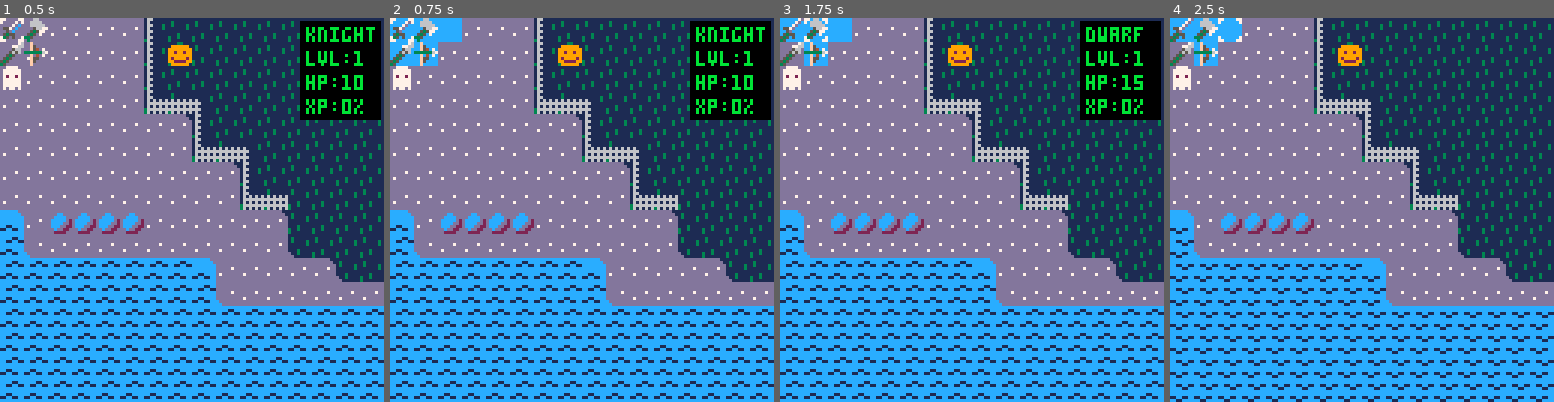
Above: before the commit, frames 1-4 (left to right).
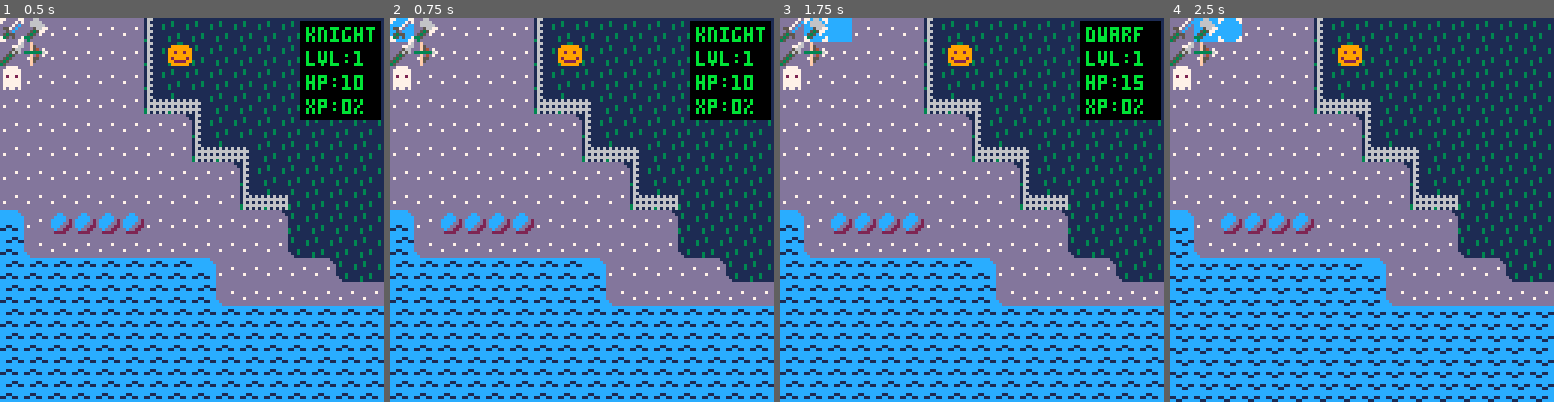
Above: after the commit, the same moments.

Repository: cstephen/PICO-8-Tactics
Game: PICO-8 cartridge tactics.p8
The game is run twice, just before and just after one commit, with the same random seed, the same clock (stepped at 60 frames per second) and the same inputs.
Inputs:
- Up to frame 1 (0.5 s): tap X (X key) at 0.33 s
- Up to frame 2 (0.75 s): tap O (Z key) at 0.7 s
- Up to frame 3 (1.75 s): tap X (X key) at 1.07 s; hold Right from 1.6 s (still down); tap O (Z key) at 1.7 s
- Up to frame 4 (2.5 s): tap X (X key) at 1.85 s; release Right at 2.1 s; tap O (Z key) at 2.1 s; hold Up 2.15-2.42 s; hold Right from 2.47 s (still down)

Frame 1 is identical in both runs. In frame 2, 1.1% of the frame differs, in the area x 0-19%, y 0-13%; in frame 3, 0.5%; in frame 4, 0.5%.

Commit message:
Prevent enemy units from moving on top of each other.

Diff:
--- a/tactics.p8
+++ b/tactics.p8
@@ -451,6 +451,10 @@
       local sprite = mget(i, j)
       if sprite > 127 and sprite < 192 then
         g_typemask[i][j] = "obstacle"
+      elseif sprite > 0 and sprite < 5 then
+        g_typemask[i][j] = "good"
+      elseif sprite > 15 and sprite < 24 then
+        g_typemask[i][j] = "evil"
       end
     end
   end
@@ -1400,7 +1404,7 @@
     g_breadcrumbs[x][y] = copy(breadcrumb)
   end
 
-  if validspace(x - 1, y, steps, obstacles) then
+  if validspace(x - 1, y, steps, obstacles, attacking) then
     local movepoints = 1
 
     local terrainskill = g_chosen.terrain[g_terrain[x-1][y]]
@@ -1411,7 +1415,7 @@
     crawlspace(x - 1, y, steps - movepoints, sprite, alignments, obstacles, copy(breadcrumb), storebreadcrumb, spaces, attacking)
   end
 
-  if validspace(x + 1, y, steps, obstacles) then
+  if validspace(x + 1, y, steps, obstacles, attacking) then
     local movepoints = 1
 
     local terrainskill = g_chosen.terrain[g_terrain[x+1][y]]
@@ -1422,7 +1426,7 @@
     crawlspace(x + 1, y, steps - movepoints, sprite, alignments, obstacles, copy(breadcrumb), storebreadcrumb, spaces, attacking)
   end
 
-  if validspace(x, y - 1, steps, obstacles) then
+  if validspace(x, y - 1, steps, obstacles, attacking) then
     local movepoints = 1
 
     local terrainskill = g_chosen.terrain[g_terrain[x][y-1]]
@@ -1433,7 +1437,7 @@
     crawlspace(x, y - 1, steps - movepoints, sprite, alignments, obstacles, copy(breadcrumb), storebreadcrumb, spaces, attacking)
   end
 
-  if validspace(x, y + 1, steps, obstacles) then
+  if validspace(x, y + 1, steps, obstacles, attacking) then
     local movepoints = 1
 
     local terrainskill = g_chosen.terrain[g_terrain[x][y+1]]
@@ -1447,13 +1451,19 @@
   return spaces
 end
 
-function validspace(x, y, steps, obstacles)
+function validspace(x, y, steps, obstacles, attacking)
   if x < 0 or x >= 128 or y < 0 or y >= 32 then
     return false
   end
 
   for obstacle in all(obstacles) do
     if g_typemask[x][y] == obstacle then
+      return false
+    end
+  end
+
+  if attacking == false then
+    if g_typemask[x][y] == "good" or g_typemask[x][y] == "evil" then
       return false
     end
   end
